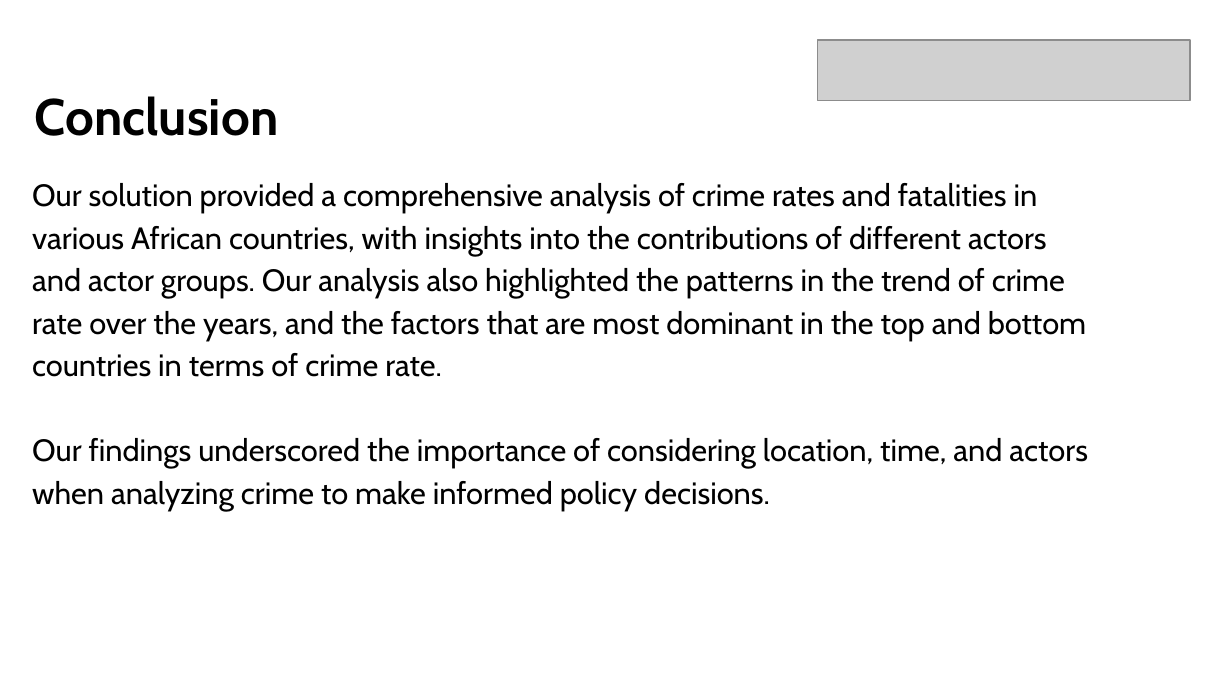
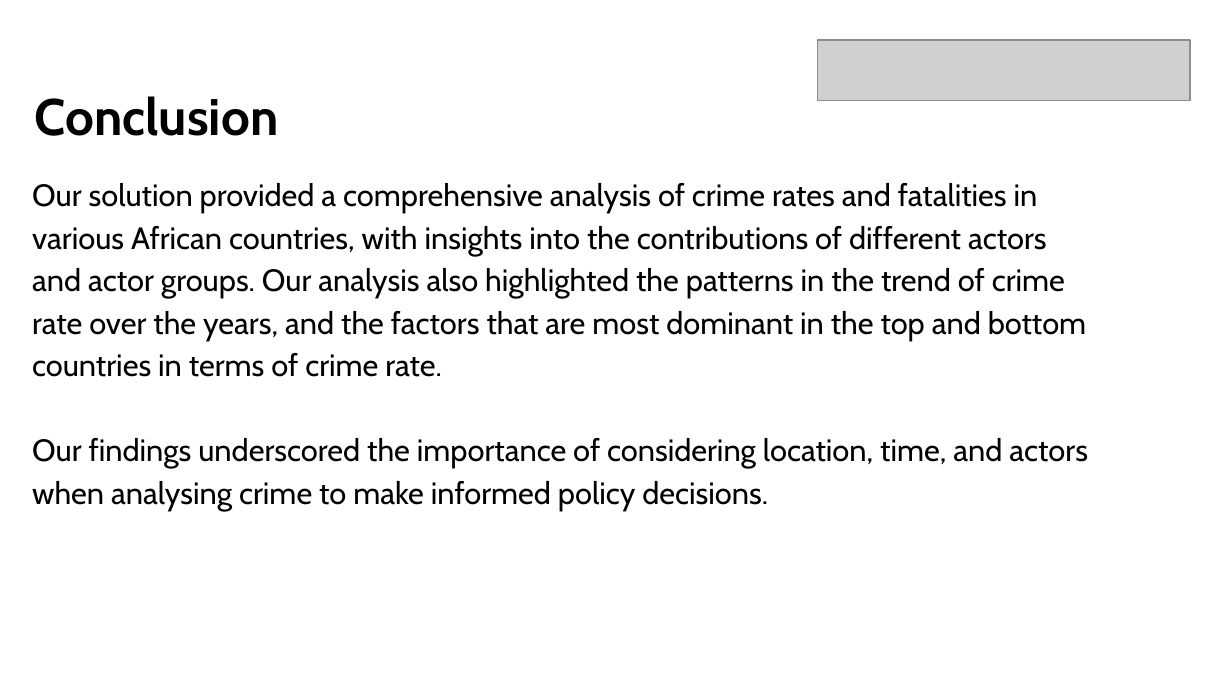
Before and after one commit to Sammybams/HamoyeAI-Team-Theano-Capstone-Project, a slide deck: slide 15 of documentation/Theano Project Presentation Main.pptx. Drawn at 1232x693 pixels with LibreOffice and Linux fonts; fonts in the diff are those of the drawing; grey boxes stand for pictures. Boxes give left, top, right and bottom in pixels: in the first picture for what was removed or moved away, otherwise in the second. Text is boxed around its words. In the diff, an @@ line names an element or a change of style, - is before the commit and + after.

Commit message:
Edited grammer.

```diff
--- a/documentation/Theano Project Presentation Main.pptx
+++ b/documentation/Theano Project Presentation Main.pptx
@@ text at <box>32,438,1088,510</box>: text changed @@
-Our findings underscored the importance of considering location, time, and actors when analyzing crime to make informed policy decisions.
+Our findings underscored the importance of considering location, time, and actors when analysing crime to make informed policy decisions.
```
